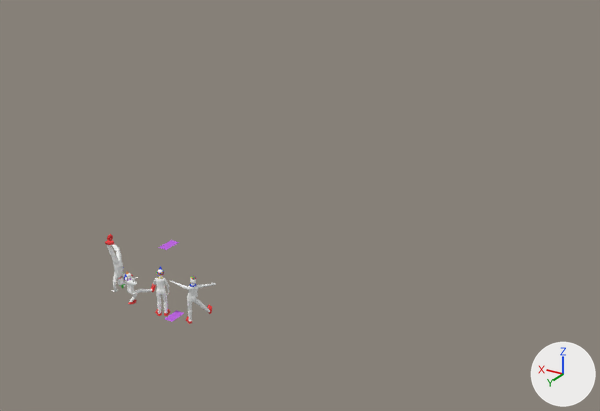
The glTF model Clownworld/assets/Clownsassemblage.glb, before and after one commit.
The view is the same before and after, from a camera (50 mm lens) standing at (-49.8, 56.1, 44.0) and looking at (-1.0, -25.3, 3.2). Every picture has the same lights, and +X, +Y and +Z are marked at lower right. Where no turn or scale is listed for an object, it has been applied to the vertices.
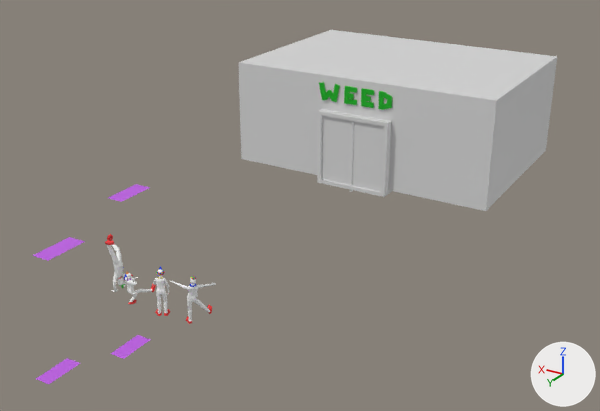
Diff of the bpy script that builds the scene:
```diff
--- a/Clownworld/assets/Clownsassemblage.glb.py
+++ b/Clownworld/assets/Clownsassemblage.glb.py
@@ me_plane_003 @@
+me_plane_003.from_pydata([(0.84, -1.94, 0.0), (-0.84, -1.94, 0.0), (0.84, 1.94, 0.0), (-0.84, 1.94, 0.0)], [], [(0, 1, 3), (0, 3, 2)])
+me_plane_003.materials.append(mat_purple_002)  # purple #c15fe7
@@ me_plane_002 @@
+me_plane_002.from_pydata([(-0.84, -1.94, 0.0), (0.84, -1.94, 0.0), (-0.84, 1.94, 0.0), (0.84, 1.94, 0.0)], [], [(0, 1, 3), (0, 3, 2)])
+me_plane_002.materials.append(mat_purple_001)  # purple #c15fe7
@@ me_cube_021 @@
+me_cube_021.from_pydata([(-0.315, 0.267, 0.738), (-0.354, 0.267, -0.72), (-0.315, -0.267, 0.738), (-0.354, -0.267, -0.72), (0.354, 0.267, 0.72), (0.315, 0.267, -0.738), (0.354, -0.267, 0.72), (0.315, -0.267, -0.738)], [], [(0, 1, 3), (0, 3, 2), (2, 3, 7), (2, 7, 6), (6, 7, 5), (6, 5, 4), (4, 5, 1), (4, 1, 0), (2, 6, 4), (2, 4, 0), (7, 3, 1), (7, 1, 5)])
+me_cube_021.materials.append(mat_green_017)  # green #11b31e
@@ me_cube_018 @@
+me_cube_018.from_pydata([(0.33, 0.27, -1.22), (0.35, 0.27, 1.21), (0.33, -0.27, -1.22), (0.35, -0.27, 1.21), (-0.35, 0.27, -1.21), (-0.33, 0.27, 1.22), (-0.35, -0.27, -1.21), (-0.33, -0.27, 1.22)], [], [(0, 1, 3), (0, 3, 2), (2, 3, 7), (2, 7, 6), (6, 7, 5), (6, 5, 4), (4, 5, 1), (4, 1, 0), (2, 6, 4), (2, 4, 0), (7, 3, 1), (7, 1, 5)])
+me_cube_018.materials.append(mat_green_017)  # green #11b31e
@@ me_cube_015 @@
+me_cube_015.from_pydata([(0.655, 0.267, 0.337), (-0.658, 0.267, 0.332), (0.655, -0.267, 0.337), (-0.658, -0.267, 0.332), (0.658, 0.267, -0.332), (-0.655, 0.267, -0.337), (0.658, -0.267, -0.332), (-0.655, -0.267, -0.337)], [], [(0, 1, 3), (0, 3, 2), (2, 3, 7), (2, 7, 6), (6, 7, 5), (6, 5, 4), (4, 5, 1), (4, 1, 0), (2, 6, 4), (2, 4, 0), (7, 3, 1), (7, 1, 5)])
+me_cube_015.materials.append(mat_green_017)  # green #11b31e
@@ me_cube_009 @@
+me_cube_009.from_pydata([(0.58, 0.27, -1.12), (0.09, 0.27, 1.26), (0.58, -0.27, -1.12), (0.09, -0.27, 1.26), (-0.09, 0.27, -1.26), (-0.58, 0.27, 1.12), (-0.09, -0.27, -1.26), (-0.58, -0.27, 1.12)], [], [(0, 1, 3), (0, 3, 2), (2, 3, 7), (2, 7, 6), (6, 7, 5), (6, 5, 4), (4, 5, 1), (4, 1, 0), (2, 6, 4), (2, 4, 0), (7, 3, 1), (7, 1, 5)])
+me_cube_009.materials.append(mat_green_017)  # green #11b31e
@@ me_cube_006 @@
+me_cube_006.from_pydata([(0.07, 0.27, -1.26), (0.6, 0.27, 1.11), (0.07, -0.27, -1.26), (0.6, -0.27, 1.11), (-0.6, 0.27, -1.11), (-0.07, 0.27, 1.26), (-0.6, -0.27, -1.11), (-0.07, -0.27, 1.26)], [], [(0, 1, 3), (0, 3, 2), (2, 3, 7), (2, 7, 6), (6, 7, 5), (6, 5, 4), (4, 5, 1), (4, 1, 0), (2, 6, 4), (2, 4, 0), (7, 3, 1), (7, 1, 5)])
+me_cube_006.materials.append(mat_green_017)  # green #11b31e
@@ ob_plane @@
 ob_plane = bpy.data.objects.new('Plane', me_plane)
-ob_plane.location = (-0.84, -0.47, 8.14)
+ob_plane.location = (-0.83, 4.42, 15.4)
 ob_plane.rotation_euler = (0.0, -3.142, 0.0)  # degrees (0, -180, 0)
-ob_plane.scale = (0.512, 1.0, 1.0)
+ob_plane.scale = (0.842, 1.94, 1.0)
@@ ob_plane_001 @@
 ob_plane_001 = bpy.data.objects.new('Plane.001', me_plane_001)
-ob_plane_001.location = (-0.89, -0.51, 0.07)
-ob_plane_001.scale = (0.512, 1.0, 1.0)
+ob_plane_001.location = (-0.91, 6.09, 0.07)
+ob_plane_001.scale = (0.842, 1.94, 1.0)
@@ ob_plane_003 @@
+ob_plane_003 = bpy.data.objects.new('Plane.003', me_plane_003)
+ob_plane_003.location = (-3.87, 15.88, 15.4)
@@ ob_plane_002 @@
+ob_plane_002 = bpy.data.objects.new('Plane.002', me_plane_002)
+ob_plane_002.location = (2.04, 12.59, 0.07)
@@ ob_cube_021 @@
+ob_cube_021 = bpy.data.objects.new('Cube.021', me_cube_021)
+ob_cube_021.location = (-4.55, -42.79, 12.74)
@@ ob_cube_018 @@
+ob_cube_018 = bpy.data.objects.new('Cube.018', me_cube_018)
+ob_cube_018.location = (-3.33, -42.8, 12.79)
@@ ob_cube_017 @@
+ob_cube_017 = bpy.data.objects.new('Cube.017', me_cube_018.copy())
+ob_cube_017.location = (-0.69, -42.8, 12.79)
@@ ob_cube_015 @@
+ob_cube_015 = bpy.data.objects.new('Cube.015', me_cube_015)
+ob_cube_015.location = (-1.53, -42.81, 13.66)
@@ ob_cube_014 @@
+ob_cube_014 = bpy.data.objects.new('Cube.014', me_cube_015.copy())
+ob_cube_014.location = (-1.53, -42.81, 11.92)
@@ ob_cube_013 @@
+ob_cube_013 = bpy.data.objects.new('Cube.013', me_cube_015.copy())
+ob_cube_013.location = (1.05, -42.81, 11.92)
@@ ob_cube_012 @@
+ob_cube_012 = bpy.data.objects.new('Cube.012', me_cube_015.copy())
+ob_cube_012.location = (1.05, -42.81, 13.66)
@@ ob_cube_010 @@
+ob_cube_010 = bpy.data.objects.new('Cube.010', me_cube_018.copy())
+ob_cube_010.location = (1.9, -42.8, 12.79)
@@ ob_cube_009 @@
+ob_cube_009 = bpy.data.objects.new('Cube.009', me_cube_009)
+ob_cube_009.location = (3.65, -42.78, 12.79)
@@ ob_cube_006 @@
+ob_cube_006 = bpy.data.objects.new('Cube.006', me_cube_006)
+ob_cube_006.location = (5.64, -42.71, 12.78)
@@ ob_cube_005 @@
+ob_cube_005 = bpy.data.objects.new('Cube.005', me_cube_005)  # a box spanning x -0.16..0.16, y -0.16..0.16, z -5.48..5.48; in mat_light_grey (light grey #dadada)
+ob_cube_005.location = (0.48, -41.91, 4.5)
@@ ob_cube_004 @@
+ob_cube_004 = bpy.data.objects.new('Cube.004', me_cube_004)  # 16 vertices, 28 faces; spans x -5.37..5.37, y -5.37..5.37, z -5.37..5.37; in mat_light_grey (light grey #dadada)
+ob_cube_004.location = (0.48, -46.96, 4.76)
@@ ob_cube_003 @@
+ob_cube_003 = bpy.data.objects.new('Cube.003', me_cube_003)  # a box spanning x -19.6..19.6, y -14.0..14.0, z -7.5..7.5; in mat_light_grey (light grey #dadada)
+ob_cube_003.location = (0.48, -56.75, 7.53)
```

Boxes (x1, y1, x2, y2) around the edits, measured in the pictures (600 x 411 px):
'Cube.003', added: after (238, 30, 557, 211)
'Cube.004', added: after (317, 109, 392, 197)
'Plane.001', moved, rescaled (105% wider, 108% taller): before (165, 311, 184, 322); after (111, 335, 151, 359)
'Plane.003', added (purple): after (33, 237, 85, 261)
'Plane.002', added (purple): after (36, 358, 80, 384)
'Plane', moved, rescaled (95% wider, 73% taller): before (158, 240, 179, 250); after (108, 184, 150, 202)
'Cube.005', added: after (350, 121, 354, 192)
'Cube.009', added: after (332, 84, 340, 102)
'Cube.006', added: after (319, 82, 326, 100)
'Cube.010', added: after (344, 86, 350, 104)
'Cube.017', added: after (361, 88, 366, 107)
'Cube.018', added: after (378, 91, 384, 110)
'Cube.021', added: after (387, 97, 392, 108)
'Cube.014', added: after (365, 102, 374, 108)
'Cube.015', added: after (366, 89, 374, 95)
'Cube.012', added: after (349, 87, 357, 93)
'Cube.013', added: after (349, 99, 357, 105)
